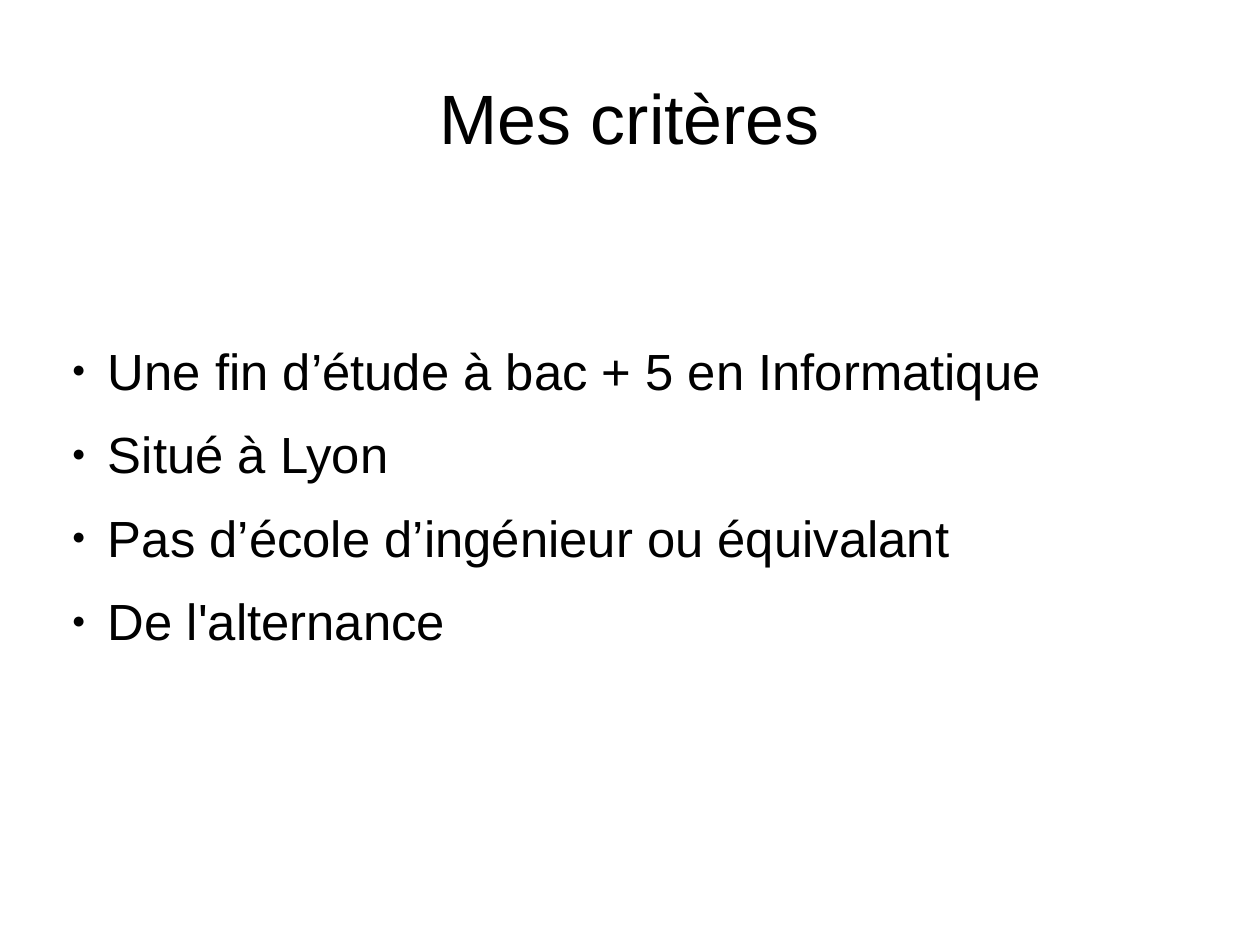
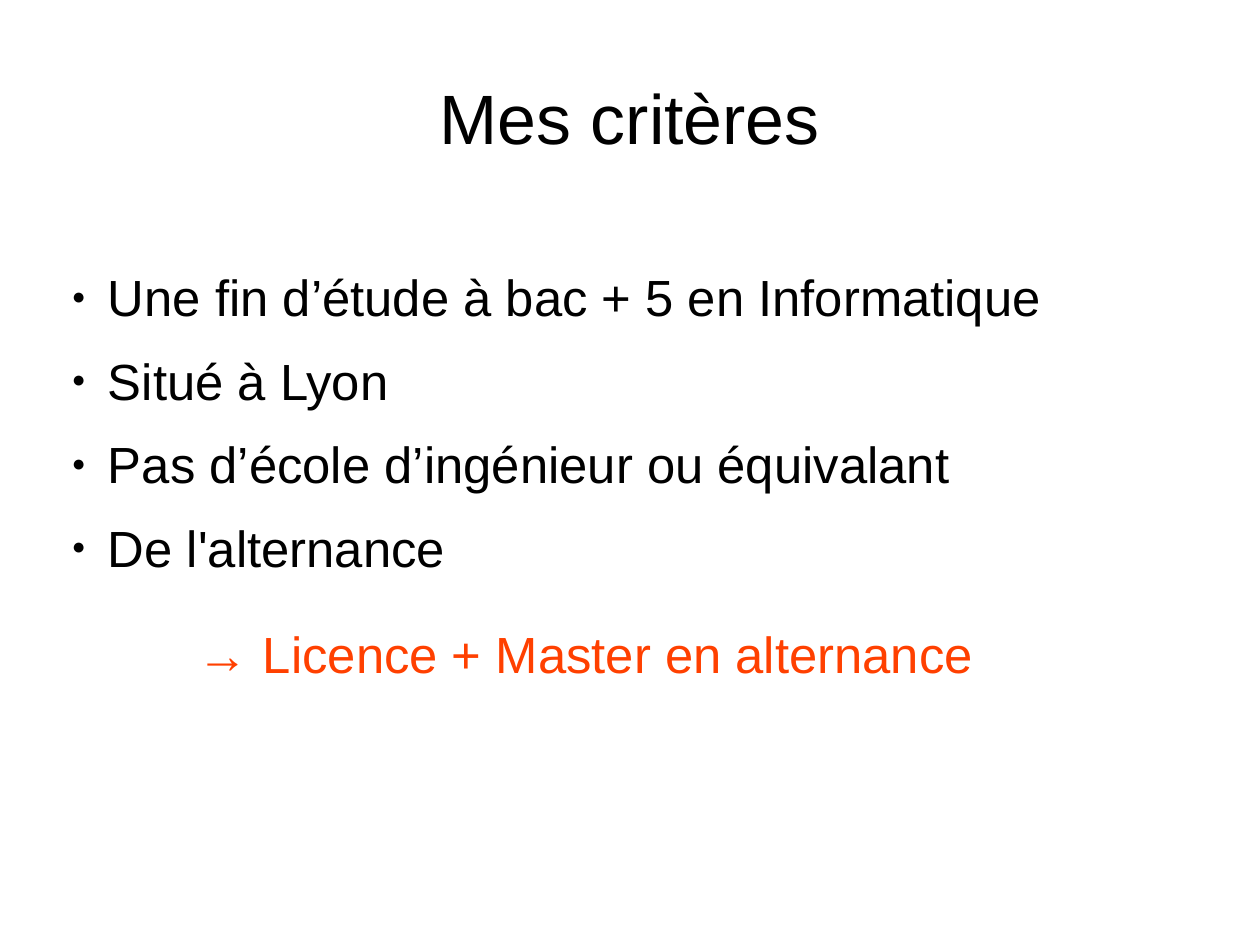
Before and after one commit to hana69200/Cours, a slide deck: slide 4 of S3/Com - PPP/PPP.odp. Drawn at 1260x945 pixels with LibreOffice and Linux fonts; fonts in the diff are those of the drawing. Boxes give left, top, right and bottom in pixels: in the first picture for what was removed or moved away, otherwise in the second. Text is boxed around its words. In the diff, an @@ line names an element or a change of style, - is before the commit and + after.

```diff
--- a/S3/Com - PPP/PPP.odp
+++ b/S3/Com - PPP/PPP.odp
@@ text "Une fin d’étude à bac ...": place and size @@
-text "Une fin d’étude à bac ..." at <box>108,352,1040,641</box>
+text "Une fin d’étude à bac ..." at <box>108,278,1040,674</box>
@@ text "Une fin d’étude à bac ..." at <box>108,278,1040,674</box>: vertical alignment middle to top @@
@@ text at <box>263,636,973,674</box>: paragraph added @@
+→ Licence + Master en alternance
```
Also in this commit, not shown: 3 other slides changed, 4 slides added, 3 other files.
